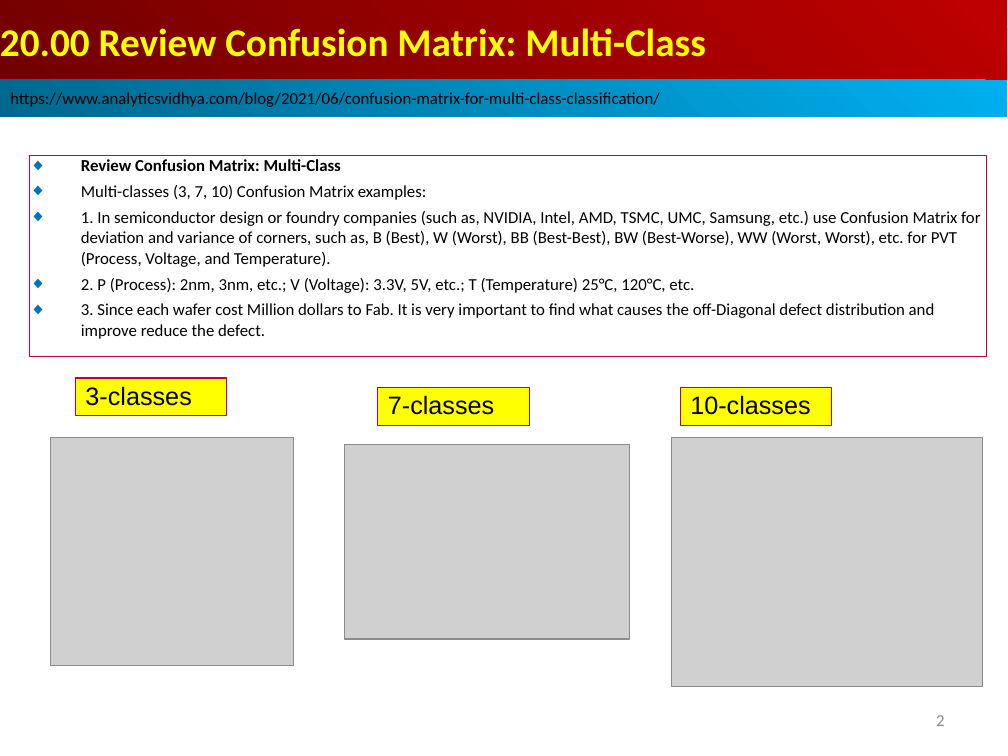
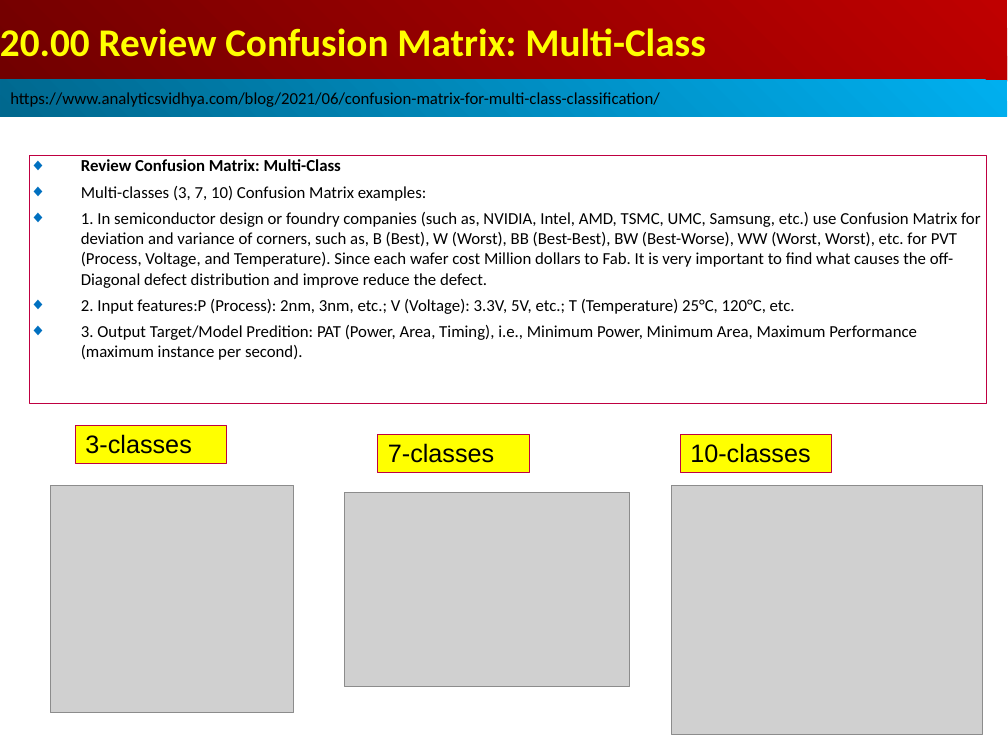
Before and after one commit to peterhchen/AIU_CS512_DL, a slide deck: slide 2 of 000_Lecture_Project/week10/001_Video/20.00_w09_review_CM_MC.ppt. Drawn at 1008x756 pixels with LibreOffice and Linux fonts; fonts in the diff are those of the drawing; grey boxes stand for pictures. Boxes give left, top, right and bottom in pixels: in the first picture for what was removed or moved away, otherwise in the second. Text is boxed around its words. In the diff, an @@ line names an element or a change of style, - is before the commit and + after.

```diff
--- a/000_Lecture_Project/week10/001_Video/20.00_w09_review_CM_MC.ppt
+++ b/000_Lecture_Project/week10/001_Video/20.00_w09_review_CM_MC.ppt
@@ rectangle "Review Confusion Matrix: Multi-Class": place and size @@
-rectangle "Review Confusion Matrix: Multi-Class" at [29, 155, 987, 357]
+rectangle "Review Confusion Matrix: Multi-Class" at [29, 155, 987, 403]
@@ text in rectangle at [81, 212, 980, 360]: text changed @@
-◆ 1. In semiconductor design or foundry companies (such as, NVIDIA, Intel, AMD, TSMC, UMC, Samsung, etc.) use Confusion Matrix for deviation and variance of corners, such as, B (Best), W (Worst), BB (Best-Best), BW (Best-Worse), WW (Worst, Worst), etc. for PVT (Process, Voltage, and Temperature).
-◆ 2. P (Process): 2nm, 3nm, etc.; V (Voltage): 3.3V, 5V, etc.; T (Temperature) 25°C, 120°C, etc.
-◆ 3. Since each wafer cost Million dollars to Fab. It is very important to find what causes the off-Diagonal defect distribution and improve reduce the defect.
+◆ 1. In semiconductor design or foundry companies (such as, NVIDIA, Intel, AMD, TSMC, UMC, Samsung, etc.) use Confusion Matrix for deviation and variance of corners, such as, B (Best), W (Worst), BB (Best-Best), BW (Best-Worse), WW (Worst, Worst), etc. for PVT (Process, Voltage, and Temperature). Since each wafer cost Million dollars to Fab. It is very important to find what causes the off-Diagonal defect distribution and improve reduce the defect.
+◆ 2. Input features:P (Process): 2nm, 3nm, etc.; V (Voltage): 3.3V, 5V, etc.; T (Temperature) 25°C, 120°C, etc.
+◆ 3. Output Target/Model Predition: PAT (Power, Area, Timing), i.e., Minimum Power, Minimum Area, Maximum Performance (maximum instance per second).
@@ 3 rectangles: place and size @@
-3 rectangles at [76, 378, 832, 425]
+3 rectangles at [76, 425, 832, 473]
@@ 3 pictures: place and size @@
-3 pictures at [50, 437, 983, 686]
+3 pictures at [50, 485, 983, 734]
@@ page number removed at [936, 715, 944, 726] @@
-2
```
